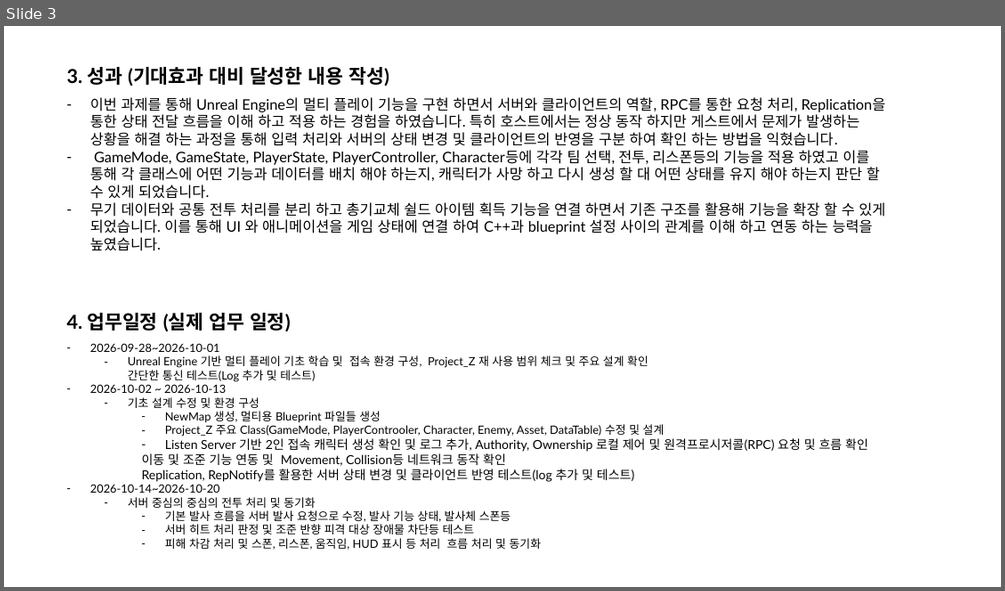
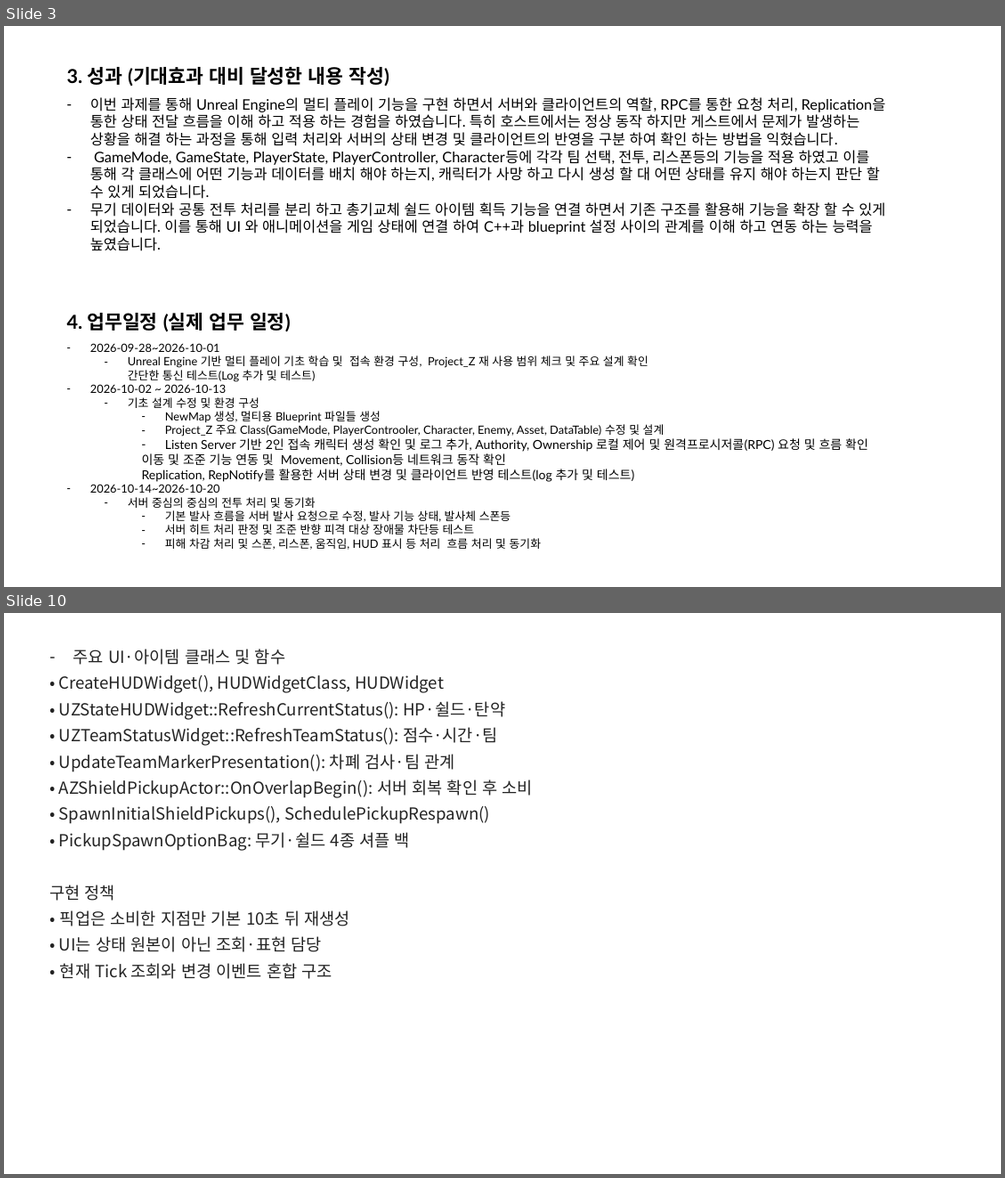
Before and after one commit to BenT8501/Auto_Stock_Trading, a slide deck: Project_Z/docs/박종호B_직무과제_완료보고서.pptx. Shown one above the other, each under a label of ours: slide 3 before the commit, slides 3 and 10 after it; the slides between them are not shown. The pictures are 1005x591 and 1005x1178 pixels, drawn with LibreOffice and Linux fonts; fonts in the diff are those of the drawing. Boxes give left, top, right and bottom in pixels: in the first picture for what was removed or moved away, otherwise in the second. Text is boxed around its words. In the diff, an @@ line names an element or a change of style, - is before the commit and + after.

```diff
--- a/Project_Z/docs/박종호B_직무과제_완료보고서.pptx
+++ b/Project_Z/docs/박종호B_직무과제_완료보고서.pptx
@@ slide 10 added at [4, 613, 1001, 1174], background #FFFFFF @@
@@ text added at [49, 649, 533, 979], 16 pt, text #232323 @@
+– 주요 UI·아이템 클래스 및 함수
+• CreateHUDWidget(), HUDWidgetClass, HUDWidget
+• UZStateHUDWidget::RefreshCurrentStatus(): HP·쉴드·탄약
+• UZTeamStatusWidget::RefreshTeamStatus(): 점수·시간·팀
+• UpdateTeamMarkerPresentation(): 차폐 검사·팀 관계
+• AZShieldPickupActor::OnOverlapBegin(): 서버 회복 확인 후 소비
+• SpawnInitialShieldPickups(), SchedulePickupRespawn()
+• PickupSpawnOptionBag: 무기·쉴드 4종 셔플 백
+구현 정책
+• 픽업은 소비한 지점만 기본 10초 뒤 재생성
+• UI는 상태 원본이 아닌 조회·표현 담당
+• 현재 Tick 조회와 변경 이벤트 혼합 구조
```
Also in this commit, not shown: 1 slide changed, 8 other slides added.
